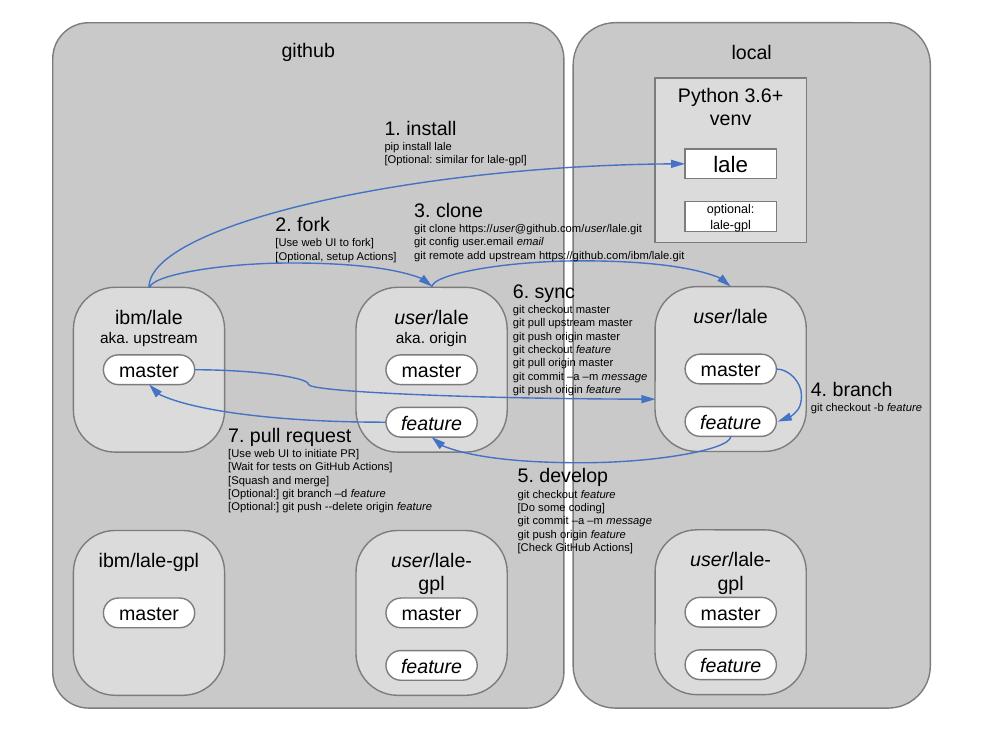
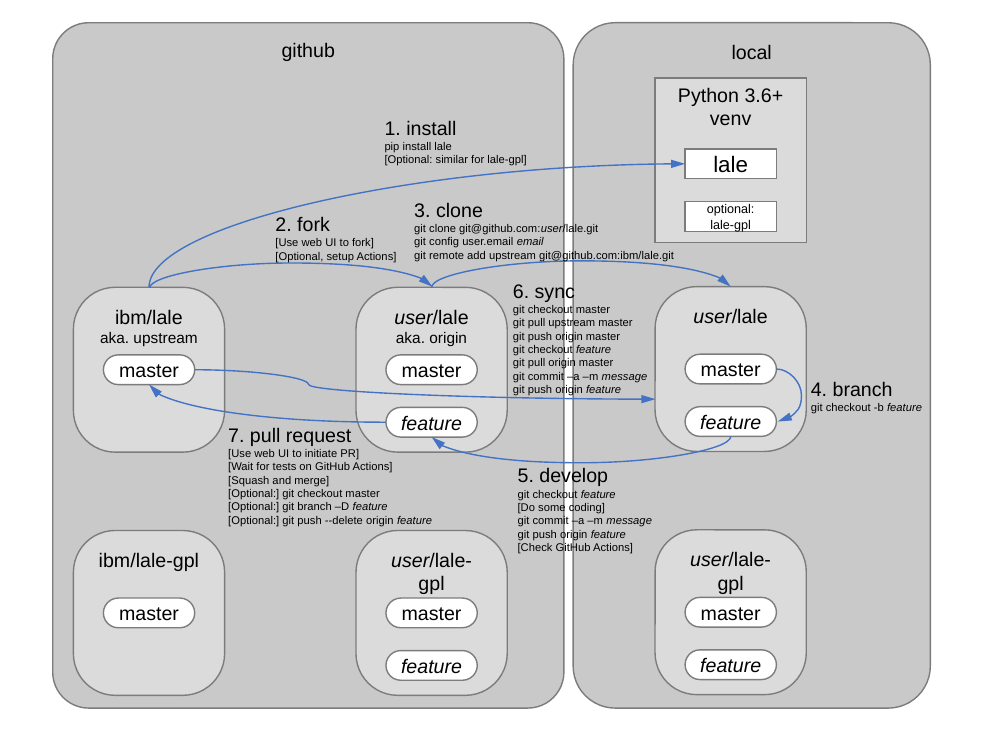
Before and after one commit to IBM/lale, a slide deck: slide 1 of talks/repositories.pptx. Drawn at 1008x756 pixels with LibreOffice and Linux fonts; fonts in the diff are those of the drawing. Boxes give left, top, right and bottom in pixels: in the first picture for what was removed or moved away, otherwise in the second. Text is boxed around its words. In the diff, an @@ line names an element or a change of style, - is before the commit and + after.

Commit message:
Updated the contribution guidelines to encourage `git@github` instead… (#681)
* Updated the contribution guidelines to encourage `git@github` instead of `https`, and to add instructions for skipping Pyright locally.

* Relaxing hardcoded test threshold for AdversarialDebiasing.

```diff
--- a/talks/repositories.pptx
+++ b/talks/repositories.pptx
@@ text at (414, 223, 598, 234): text changed @@
-git clone https://user@github.com/user/lale.git
+git clone git@github.com:user/lale.git
@@ text at (414, 250, 674, 261): text changed @@
-git remote add upstream https://github.com/ibm/lale.git
+git remote add upstream git@github.com:ibm/lale.git
@@ text at (228, 489, 388, 513): text changed @@
-[Optional:] git branch –d feature
+[Optional:] git checkout master
+[Optional:] git branch –D feature
```
Also in this commit, not shown: 3 other files.
